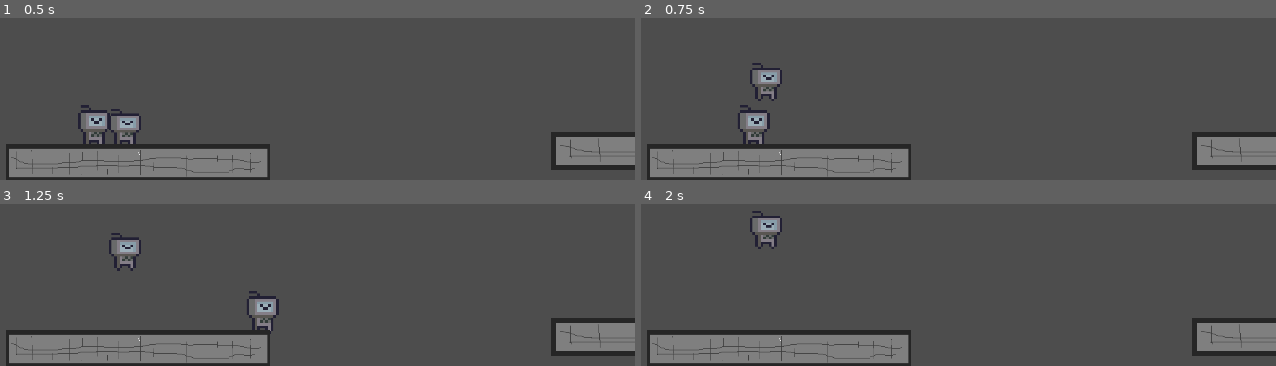
Above: before the commit, frames 1-4 (two rows, left to right).
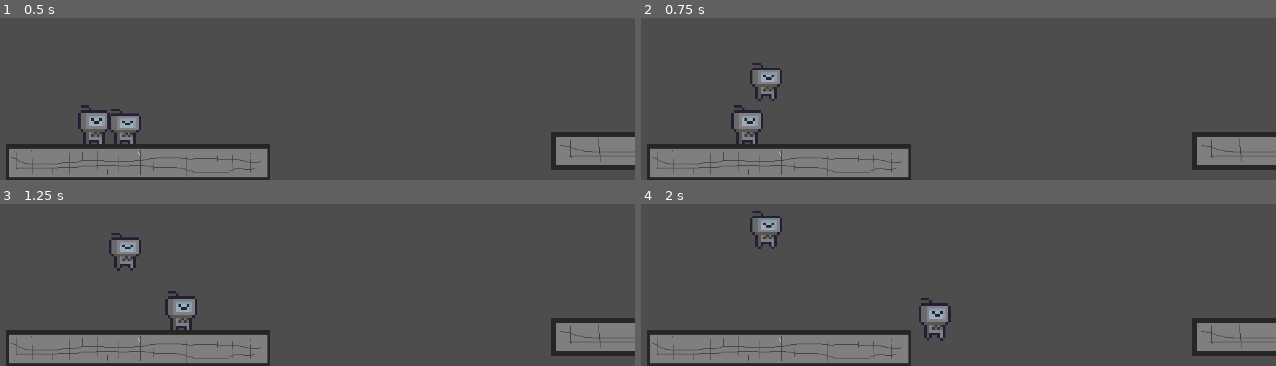
Above: after the commit, the same moments.

Repository: gdp-ufrj/Nut-Bolt
Game: Godot game, scene res://Cenas/Game Controller.tscn
Two runs of this game, one before a commit and one after it. Both use one fixed random seed, a clock stepped at 60 frames per second and the inputs below.
Inputs:
- Up to frame 1 (0.5 s): no input
- Up to frame 2 (0.75 s): tap Enter at 0.5 s; hold D (ui_right_WASD) from 0.53 s (still down); tap Up (ui_up) at 0.6 s
- Up to frame 3 (1.25 s): keep holding D (ui_right_WASD); tap Up (ui_up) at 0.77, 1.07 s
- Up to frame 4 (2 s): keep holding D (ui_right_WASD); tap Up (ui_up) at 1.35, 1.52, 1.82 s

Frame 1 is identical in both runs. In frame 2, 0.8% of the frame differs, in the area x 14-21%, y 53-78%; in frame 3, 1.6%, in the area x 25-44%, y 53-81%; in frame 4, 0.9%.

Commit message:
gruda e pula adicionados

Diff:
--- a/plataform-2d-godot/Cenas/player_1.tscn
+++ b/plataform-2d-godot/Cenas/player_1.tscn
@@ -1,6 +1,6 @@
 [gd_scene load_steps=4 format=3 uid="uid://dutaywbb4vjh"]
 
-[ext_resource type="Script" uid="uid://b2h8qv0jwhaxu" path="res://Scripts/player_1.gd" id="1_66jdp"]
+[ext_resource type="Script" uid="uid://b2h8qv0jwhaxu" path="res://Scripts/pula.gd" id="1_66jdp"]
 [ext_resource type="Texture2D" uid="uid://blo18fe42uahn" path="res://Sprites/Placeholders/robot-preview.png" id="2_66jdp"]
 
 [sub_resource type="CapsuleShape2D" id="CapsuleShape2D_ovq2m"]
--- a/plataform-2d-godot/Cenas/player_2.tscn
+++ b/plataform-2d-godot/Cenas/player_2.tscn
@@ -1,6 +1,6 @@
 [gd_scene load_steps=4 format=3 uid="uid://cj3qbb7deufpm"]
 
-[ext_resource type="Script" uid="uid://dlj1o3gjokaje" path="res://Scripts/player_2.gd" id="1_45ong"]
+[ext_resource type="Script" uid="uid://dlj1o3gjokaje" path="res://Scripts/gruda.gd" id="1_45ong"]
 [ext_resource type="Texture2D" uid="uid://blo18fe42uahn" path="res://Sprites/Placeholders/robot-preview.png" id="2_45ong"]
 
 [sub_resource type="CapsuleShape2D" id="CapsuleShape2D_cujcs"]
--- /dev/null
+++ b/plataform-2d-godot/Cenas/prototipo_e_testes.tscn
@@ -0,0 +1,104 @@
+[gd_scene load_steps=8 format=3 uid="uid://cku2qsb0pcgqi"]
+
+[ext_resource type="PackedScene" uid="uid://dutaywbb4vjh" path="res://Cenas/player_1.tscn" id="1_tl8fm"]
+[ext_resource type="PackedScene" uid="uid://cj3qbb7deufpm" path="res://Cenas/player_2.tscn" id="2_tl8fm"]
+[ext_resource type="Texture2D" uid="uid://cf8104fl6hons" path="res://Sprites/Placeholders/plat.png" id="3_dpuoo"]
+
+[sub_resource type="RectangleShape2D" id="RectangleShape2D_gc4ld"]
+size = Vector2(329, 129)
+
+[sub_resource type="RectangleShape2D" id="RectangleShape2D_xlxev"]
+size = Vector2(499, 149)
+
+[sub_resource type="RectangleShape2D" id="RectangleShape2D_c75v2"]
+size = Vector2(267.5, 210)
+
+[sub_resource type="RectangleShape2D" id="RectangleShape2D_tl8fm"]
+size = Vector2(639.5, 128)
+
+[node name="Prototipo e testes" type="Node2D"]
+
+[node name="pula" parent="." instance=ExtResource("1_tl8fm")]
+position = Vector2(11, -81)
+
+[node name="gruda" parent="." instance=ExtResource("2_tl8fm")]
+position = Vector2(85, -77)
+
+[node name="StaticBody2D2" type="StaticBody2D" parent="."]
+
+[node name="CollisionShape2D" type="CollisionShape2D" parent="StaticBody2D2"]
+top_level = true
+position = Vector2(162, 308)
+shape = SubResource("RectangleShape2D_gc4ld")
+
+[node name="Sprite2D" type="Sprite2D" parent="StaticBody2D2"]
+visibility_layer = 3
+position = Vector2(163, 310)
+scale = Vector2(0.451169, 2.35714)
+texture = ExtResource("3_dpuoo")
+
+[node name="StaticBody2D" type="StaticBody2D" parent="."]
+
+[node name="CollisionShape2D" type="CollisionShape2D" parent="StaticBody2D"]
+top_level = true
+position = Vector2(787.5, 265.5)
+shape = SubResource("RectangleShape2D_xlxev")
+
+[node name="Sprite2D" type="Sprite2D" parent="StaticBody2D"]
+position = Vector2(792.125, 263)
+scale = Vector2(0.693604, 2.60714)
+texture = ExtResource("3_dpuoo")
+
+[node name="plataforma_movel" type="StaticBody2D" parent="."]
+
+[node name="Sprite2D" type="Sprite2D" parent="plataforma_movel"]
+position = Vector2(421, 387)
+scale = Vector2(0.375172, 3.78571)
+texture = ExtResource("3_dpuoo")
+
+[node name="CollisionShape2D" type="CollisionShape2D" parent="plataforma_movel"]
+top_level = true
+position = Vector2(420, 385)
+shape = SubResource("RectangleShape2D_c75v2")
+
+[node name="StaticBody2D3" type="StaticBody2D" parent="."]
+
+[node name="CollisionShape2D" type="CollisionShape2D" parent="StaticBody2D3"]
+top_level = true
+position = Vector2(-44, 167)
+rotation = 1.57568
+shape = SubResource("RectangleShape2D_gc4ld")
+
+[node name="Sprite2D" type="Sprite2D" parent="StaticBody2D3"]
+visibility_layer = 3
+position = Vector2(-50, 156)
+rotation = 1.57398
+scale = Vector2(0.42641, 2.57143)
+texture = ExtResource("3_dpuoo")
+
+[node name="StaticBody2D4" type="StaticBody2D" parent="."]
+
+[node name="Sprite2D" type="Sprite2D" parent="StaticBody2D4"]
+visibility_layer = 3
+position = Vector2(318.5, -50)
+scale = Vector2(0.881706, 2.35714)
+texture = ExtResource("3_dpuoo")
+
+[node name="CollisionShape2D" type="CollisionShape2D" parent="StaticBody2D4"]
+position = Vector2(317.25, -51)
+shape = SubResource("RectangleShape2D_tl8fm")
+
+[node name="StaticBody2D5" type="StaticBody2D" parent="."]
+
+[node name="CollisionShape2D" type="CollisionShape2D" parent="StaticBody2D5"]
+top_level = true
+position = Vector2(684, 138)
+rotation = 1.57568
+shape = SubResource("RectangleShape2D_gc4ld")
+
+[node name="Sprite2D" type="Sprite2D" parent="StaticBody2D5"]
+visibility_layer = 3
+position = Vector2(691, 128)
+rotation = 1.57398
+scale = Vector2(0.42641, 2.57143)
+texture = ExtResource("3_dpuoo")
--- a/plataform-2d-godot/Scripts/player_2.gd
+++ b/plataform-2d-godot/Scripts/gruda.gd
@@ -3,23 +3,30 @@
 #const SPEED = 300.0
 #const JUMP_VELOCITY = -400
 
-@export var SPEED: int = 300
-@export var JUMP_VELOCITY: int = -400
-@export var DISTANCE: int = 200
+@export var SPEED: int = 150
 #@export var other_character: Node2D
 
 var gravity = ProjectSettings.get_setting("physics/2d/default_gravity")
 var game_over = false  # Variável para impedir múltiplos prints
 
 func _physics_process(delta: float) -> void:
+	var direction = Input.get_axis("ui_left_WASD", "ui_right_WASD")
+
 	if not is_on_floor():
 		velocity.y += gravity * delta
 
-	if Input.is_action_just_pressed("ui_up_WASD") and is_on_floor():
-		velocity.y = JUMP_VELOCITY
+	if is_on_wall() and Input.is_action_pressed("ui_right_WASD") and Input.is_action_pressed("ui_up_WASD"):
+		velocity.x = direction * SPEED
+		velocity.y = -gravity * delta * 5
 
+	if is_on_wall() and Input.is_action_pressed("ui_left_WASD") and Input.is_action_pressed("ui_up_WASD"):
+		velocity.x = direction * SPEED
+		velocity.y = -gravity * delta * 5
 
-	var direction = Input.get_axis("ui_left_WASD", "ui_right_WASD")
+	if is_on_ceiling() and Input.is_action_pressed("ui_up_WASD"):
+		velocity.x = 0
+		velocity.y = 0
+
 	if direction:
 		velocity.x = direction * SPEED
 	else:
--- a/plataform-2d-godot/Scripts/player_1.gd
+++ b/plataform-2d-godot/Scripts/pula.gd
@@ -18,7 +18,6 @@
 	if Input.is_action_just_pressed("ui_up") and is_on_floor():
 		velocity.y = JUMP_VELOCITY
 
-
 	var direction = Input.get_axis("ui_left", "ui_right")
 	if direction:
 		velocity.x = direction * SPEED
Renamed: plataform-2d-godot/Scripts/player_2.gd.uid -> plataform-2d-godot/Scripts/gruda.gd.uid
Renamed: plataform-2d-godot/Scripts/player_1.gd.uid -> plataform-2d-godot/Scripts/pula.gd.uid
